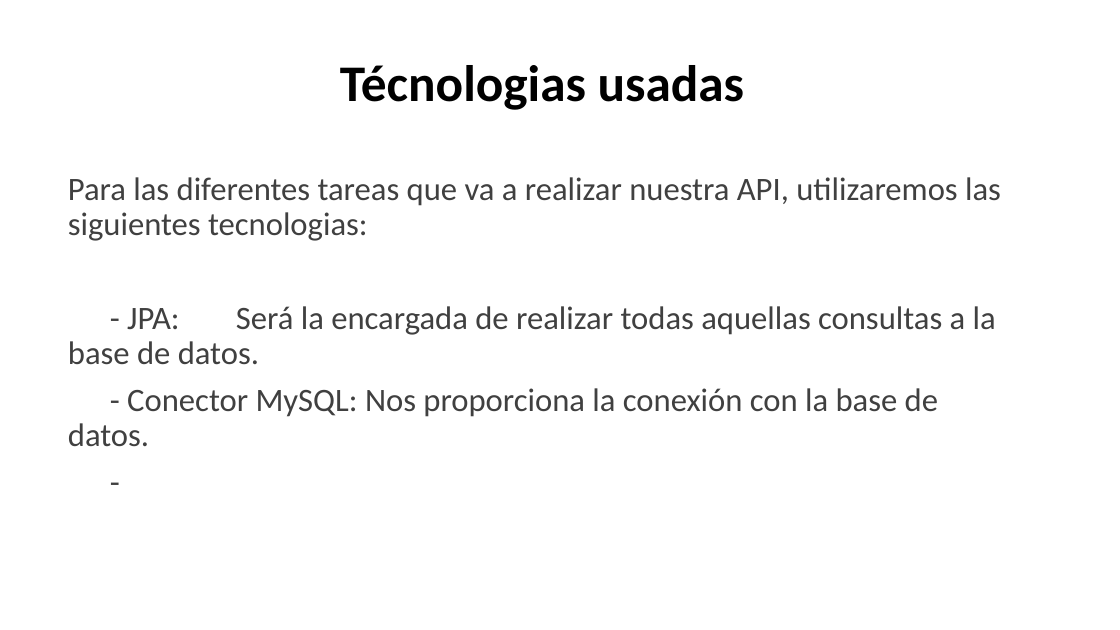
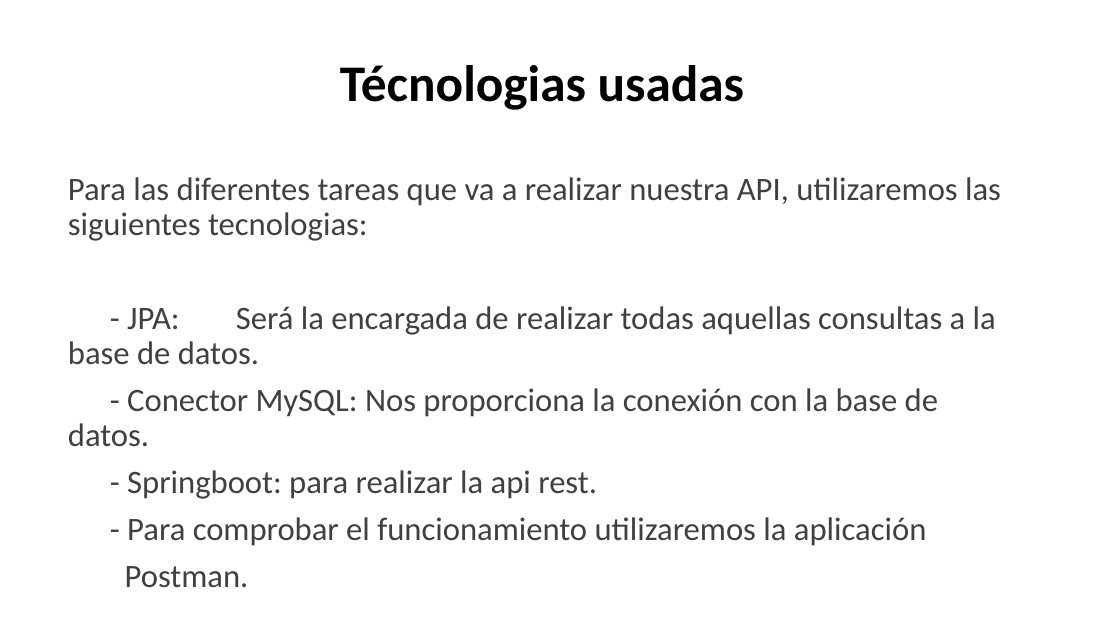
Before and after one commit to Peypa0512/Proyecto_Final, a slide deck: slide 19 of Presentación proyecto.pptx. Drawn at 1120x630 pixels with LibreOffice and Linux fonts; fonts in the diff are those of the drawing. Boxes give left, top, right and bottom in pixels: in the first picture for what was removed or moved away, otherwise in the second. Text is boxed around its words. In the diff, an @@ line names an element or a change of style, - is before the commit and + after.

```diff
--- a/Presentación proyecto.pptx
+++ b/Presentación proyecto.pptx
@@ text at [127,470,927,546]: text changed @@
--
+- Springboot: para realizar la api rest.
+- Para comprobar el funcionamiento utilizaremos la aplicación
+Postman.
```
Also in this commit, not shown: 1 other slide changed, 10 slides added, 11 other files.
